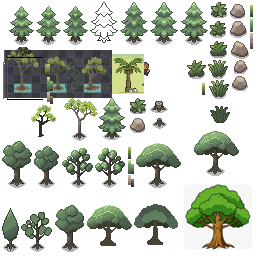
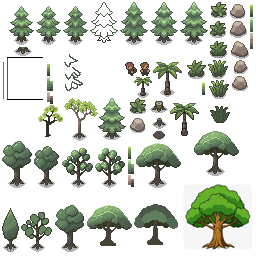
The second 256px x 256px image is a revision of the first. Changes to its layers:
renamed "Слой 5" to "Слой 8", painted on it over [4, 50, 199, 140]
painted on "Слой 3" over [31, 105, 63, 137]
hid "Акация Реф", painted on it over [4, 50, 179, 98]
